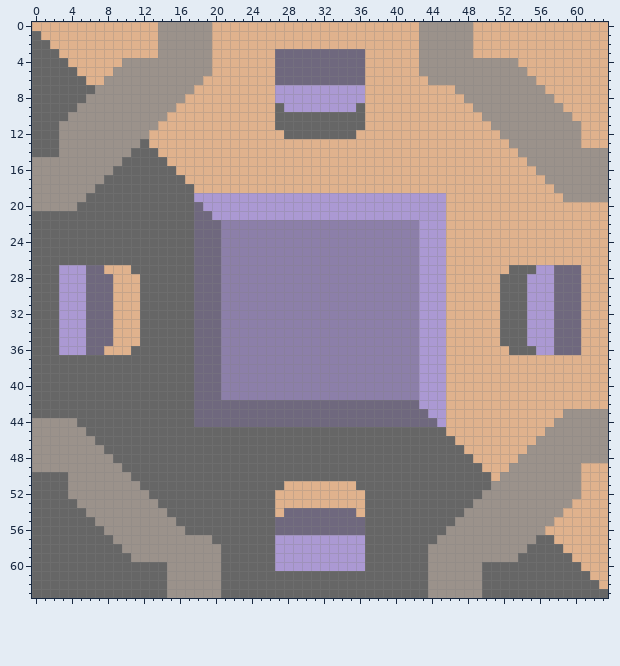
One commit to this pixel-art sprite: sprites/blocks/crafters/item-smelter3.png. That is the earlier state.
The file is 64x64 pixels. Colours within 5 levels of each other are drawn and written as one.
After the commit:
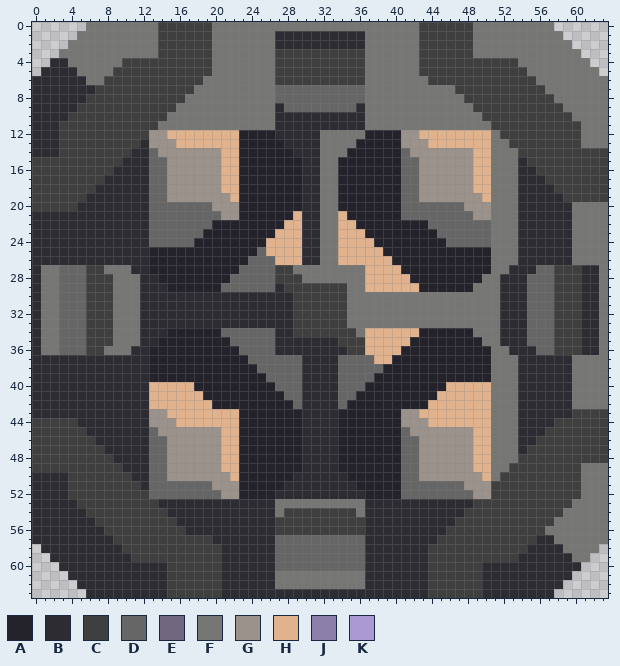
Palette (. is transparent): A #24222b  B #2d2c33  C #3f3f3f  D #666666  E #6f687e  F #767774  G #9b928b  H #e0b28d  J #8c7fa9  K #ab99d3
Difference:
Changed rows in their new state; - is an unchanged pixel.
first column x 0:
 0 ......FFFFFFFFCCCCCCFFFFFFFFFFFFFFFFFFFFFFFCCCCCCFFFFFFFFF......
 1 .....FFFFFFFFFCCCCCCFFFFFFFBBBBBBBBBBFFFFFFCCCCCCFFFFFFFFFF.....
 2 ....FFFFFFFFFFCCCCCCFFFFFFFBBBBBBBBBBFFFFFFCCCCCCFFFFFFFFFFF....
 3 ...FFFFFFFFFFFCCCCCCFFFFFFFCCCCCCCCCCFFFFFFCCCCCCFFFFFFFFFFFF...
 4 ..BBFFFFFFCCCCCCCCCCFFFFFFFCCCCCCCCCCFFFFFFCCCCCCCCCCCFFFFFFFF..
 5 .BBBBFFFFCCCCCCCCCCCFFFFFFFCCCCCCCCCCFFFFFFCCCCCCCCCCCCFFFFFFFF.
 6 BBBBBBFFCCCCCCCCCCCFFFFFFFFCCCCCCCCCCFFFFFFFCCCCCCCCCCCCFFFFFFFF
 7 BBBBBBBCCCCCCCCCCCFFFFFFFFFDDDDDDDDDDFFFFFFFFFFCCCCCCCCCCFFFFFFF
 8 BBBBBBCCCCCCCCCCCFFFFFFFFFFDDDDDDDDDDFFFFFFFFFFFCCCCCCCCCCFFFFFF
 9 BBBBBCCCCCCCCCCCFFFFFFFFFFFBDDDDDDDDBFFFFFFFFFFFFCCCCCCCCCCFFFFF
10 BBBBCCCCCCCCCCCFFFFFFFFFFFFBBBBBBBBBBFFFFFFFFFFFFFCCCCCCCCCCFFFF
11 BBBCCCCCCCCCCCFFFFFFFFFFFFFBBBBBBBBBBFFFFFFFFFFFFFFCCCCCCCCCCFFF
12 BBBCCCCCCCCCCGG--------AAAABBBBBFFFFFAAAAGG--------FCCCCCCCCCFFF
13 BBBCCCCCCCCCBGGG-------AAAAABBBBFFFFAAAAAGGG-------FFCCCCCCCCFFF
14 BBBCCCCCCCCBB-GGGGGGG--AAAAAABBBFFFAAAAAADGGGGGGG--FFFCCCCCCCCCC
15 CCCCCCCCCCBBB--GGGGGG--AAAAAAABBFFAAAAAAADDGGGGGG--FFFBCCCCCCCCC
16 CCCCCCCCCBBBB--GGGGGG--AAAAAAABBFFAAAAAAADDGGGGGG--FFFBBCCCCCCCC
17 CCCCCCCCBBBBB--GGGGGG--AAAAAAABBFFAAAAAAADDGGGGGG--FFFBBBCCCCCCC
18 CCCCCCCBBBBBB--GGGGGG--AAAAAAABBFFAAAAAAADDGGGGGG--FFFBBBBCCCCCC
19 CCCCCCBBBBBBB--GGGGGGGHAAAAAAABBFFAAAAAAADDGGGGGGG-FFFBBBBBCCCCC
20 CCCCCBBBBBBBB-----DDGGGAAAAAAABBFFAAAAAAADDDDDDDGGGFFFBBBBBBFFFF
21 BBBBBBBBBBBBB-----DDDGGAAAAAAHBBFFHAAAAAADDDDDDDDGGFFFBBBBBBFFFF
22 BBBBBBBBBBBBB-----DDAAAAAAAAHHBBFFHHAAAAAAAADDDDDDDFFFBBBBBBFFFF
23 BBBBBBBBBBBBB-----DAAAAAAAAHHHBBFFHHHAAAAAAAADDDDDDFFFBBBBBBFFFF
24 BBBBBBBBBBBBB-----AAAAAAAAHHHHBBFFHHHHAAAAAAAADDDDDFFFBBBBBBFFFF
25 BBBBBBBBBBBBBAAAAAAAAAAAADHHHHBBFFHHHHHAAAAAAAAAAAAFFFBBBBBBFFFF
26 BBBBBBBBBBBBBAAAAAAAAAAADDDHHHBBFFHHHHHHAAAAAAAAAAAFFFBBBBBBFFFF
27 BFFDDDCCFFFBBAAAAAAAAAADDDDCCFFFFFFFFHHHHAAAAAAAAAAFFBBBDDCCCBBF
28 BFFDDDCCCFFFBBAAAAAAAADDDDDCCCFFFFFFFHHHHHAAAAAAAAFFBBBDDDCCCBBF
29 BFFDDDCCCFFFBBBAAAAAADDDDDDBCCCCCCCFFHHHHHHAAAAAAFFFBBBDDDCCCBBF
30 BFFDDDCCCFFFBBBBBBBBBBBBBBBBBCCCCCCFFFFFFFFFFFFFFFFFBBBDDDCCCBBF
31 BFFDDDCCCFFFBBBBBBBBBBBBBBBBBCCCCCCFFFFFFFFFFFFFFFFFBBBDDDCCCBBF
32 BFFDDDCCCFFFBBBBBBBBBBBBBBBBBCCCCCCFFFFFFFFFFFFFFFFFBBBDDDCCCBBF
33 BFFDDDCCCFFFBBBBBBBBBBBBBBBBBCCCCCCFFFFFFFFFFFFFFFFFBBBDDDCCCBBF
34 BFFDDDCCCFFFBBBAAAAAADDDDDDBBCCCCCCCFHHHHHHAAAAAAFFFBBBDDDCCCBBF
35 BFFDDDCCCFFFBBAAAAAAAADDDDDBBBBBBBCCCHHHHHAAAAAAAAFFBBBDDDCCCBBF
36 BFFDDDCCFFFBBAAAAAAAAAADDDDBBBBBBBBCCHHHHAAAAAAAAAAFFBBBDDCCCBBF
37 BBBBBBBBBBBBBAAAAAAAAAAADDDDDDBBBBDDDDHHAAAAAAAAAAAFFFBBBBBBFFFF
38 BBBBBBBBBBBBBAAAAAAAAAAAADDDDDBBBBDDDDDAAAAAAAAAAAAFFFBBBBBBFFFF
39 BBBBBBBBBBBBBAAAAAAAAAAAAADDDDBBBBDDDDAAAAAAAAAAAAAFFFBBBBBBFFFF
40 BBBBBBBBBBBBBHHHHHAAAAAAAAADDDBBBBDDDAAAAAAAAA-----FFFBBBBBBFFFF
41 BBBBBBBBBBBBBHHHHHHAAAAAAAAADDBBBBDDAAAAAAAAAH-----FFFBBBBBBFFFF
42 BBBBBBBBBBBBBHHHHHHHAAAAAAAAADBBBBDAAAAAAAAAHH-----FFFBBBBBBFFFF
43 BBBBBBBBBBBBBGGHHHHHHHHAAAAAAABBBBAAAAAAAGGHHH-----FFFBBBBBBCCCC
44 CCCCCBBBBBBBBGGGHHHHHHHAAAAAAABBBBAAAAAAAGGGHH-----FFFBBBBCCCCCC
45 CCCCCCBBBBBBB-GGGGGGGHHAAAAAAABBBBAAAAAAA-GGGGGGG--FFFBBBCCCCCCC
46 CCCCCCCBBBBBB--GGGGGGHHAAAAAAABBBBAAAAAAA--GGGGGG--FFFBBCCCCCCCC
47 CCCCCCCCBBBBB--GGGGGGHHAAAAAAABBBBAAAAAAA--GGGGGG--FFFBCCCCCCCCC
48 CCCCCCCCCBBBB--GGGGGGHHAAAAAAABBBBAAAAAAA--GGGGGG--FFFCCCCCCCCCC
49 CCCCCCCCCCBBB--GGGGGGHHAAAAAAABBBBAAAAAAA--GGGGGGH-FFCCCCCCCCFFF
50 BBBBCCCCCCCBB--GGGGGGGHAAAAAABBBBBBAAAAAA--GGGGGGGHFCCCCCCCCCFFF
51 BBBBCCCCCCCCB-------GGGAAAAABBBBBBBBAAAAA-------GGGCCCCCCCCCCFFF
52 BBBBCCCCCCCCC--------GGAAAABBBBBBBBBBAAAA--------G-CCCCCCCCCCFFF
53 BBBBBCCCCCCCCCBBBBBBBBBBBBBFFFFFFFFFFBBBBBBBBBBBBCCCCCCCCCCCFFFF
54 BBBBBBCCCCCCCCCBBBBBBBBBBBBFCCCCCCCCFBBBBBBBBBBBCCCCCCCCCCCFFFFF
55 BBBBBBBCCCCCCCCCBBBBBBBBBBBCCCCCCCCCCBBBBBBBBBBCCCCCCCCCCCFFFFFF
56 BBBBBBBBCCCCCCCCCBBBBBBBBBBCCCCCCCCCCBBBBBBBBBCCCCCCCCCCCFFFFFFF
57 BBBBBBBBBCCCCCCCCCCCBBBBBBBDDDDDDDDDDBBBBBBBBCCCCCCCCCCCBBFFFFFF
58 .BBBBBBBBBCCCCCCCCCCCBBBBBBDDDDDDDDDDBBBBBBBCCCCCCCCCCCBBBBFFFF.
59 ..BBBBBBBBBCCCCCCCCCCBBBBBBDDDDDDDDDDBBBBBBBCCCCCCCCCCBBBBBBFF..
60 ...BBBBBBBBBBBBCCCCCCBBBBBBDDDDDDDDDDBBBBBBBCCCCCCBBBBBBBBBBB...
61 ....BBBBBBBBBBBCCCCCCBBBBBBFFFFFFFFFFBBBBBBBCCCCCCBBBBBBBBBB....
62 .....BBBBBBBBBBCCCCCCBBBBBBFFFFFFFFFFBBBBBBBCCCCCCBBBBBBBBB.....
63 ......BBBBBBBBBCCCCCCBBBBBBBBBBBBBBBBBBBBBBBCCCCCCBBBBBBBB......
